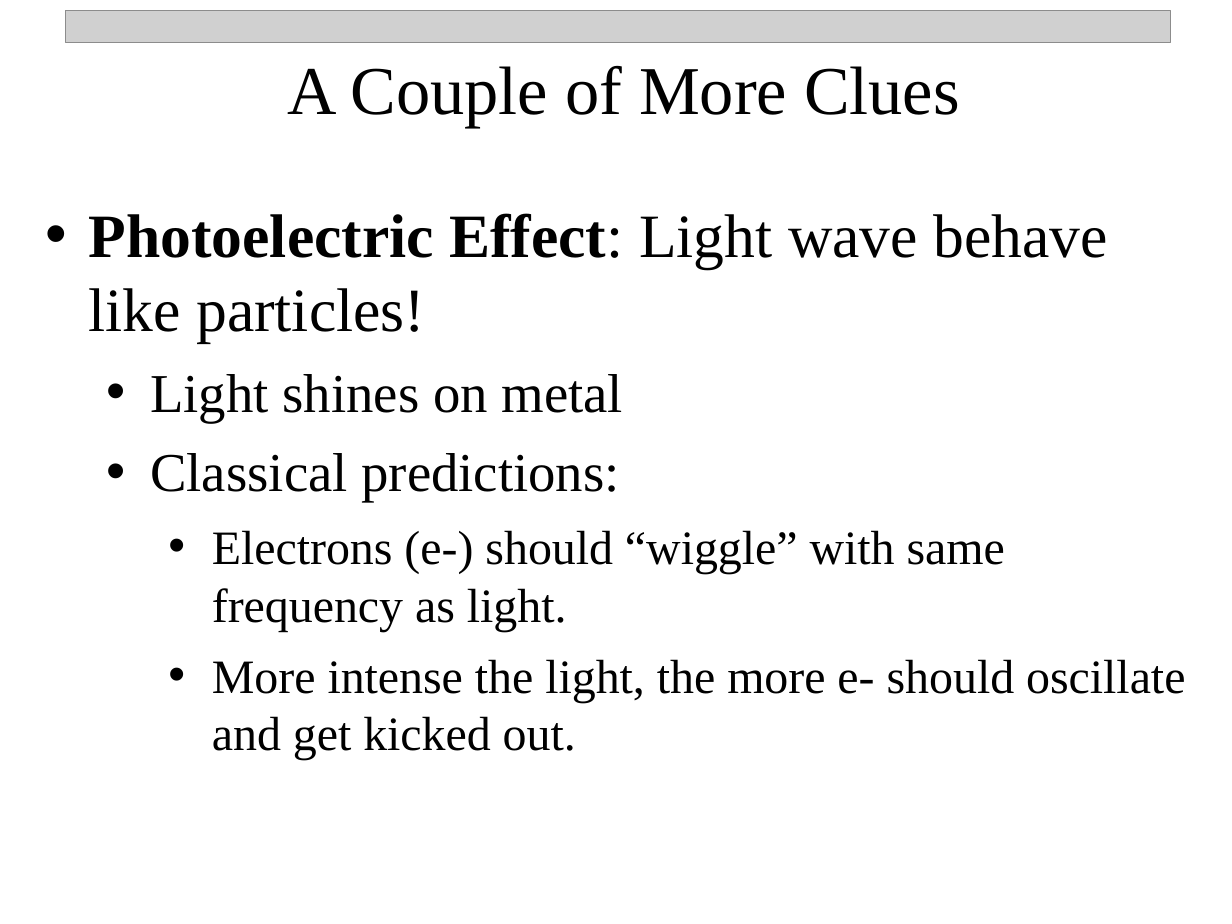
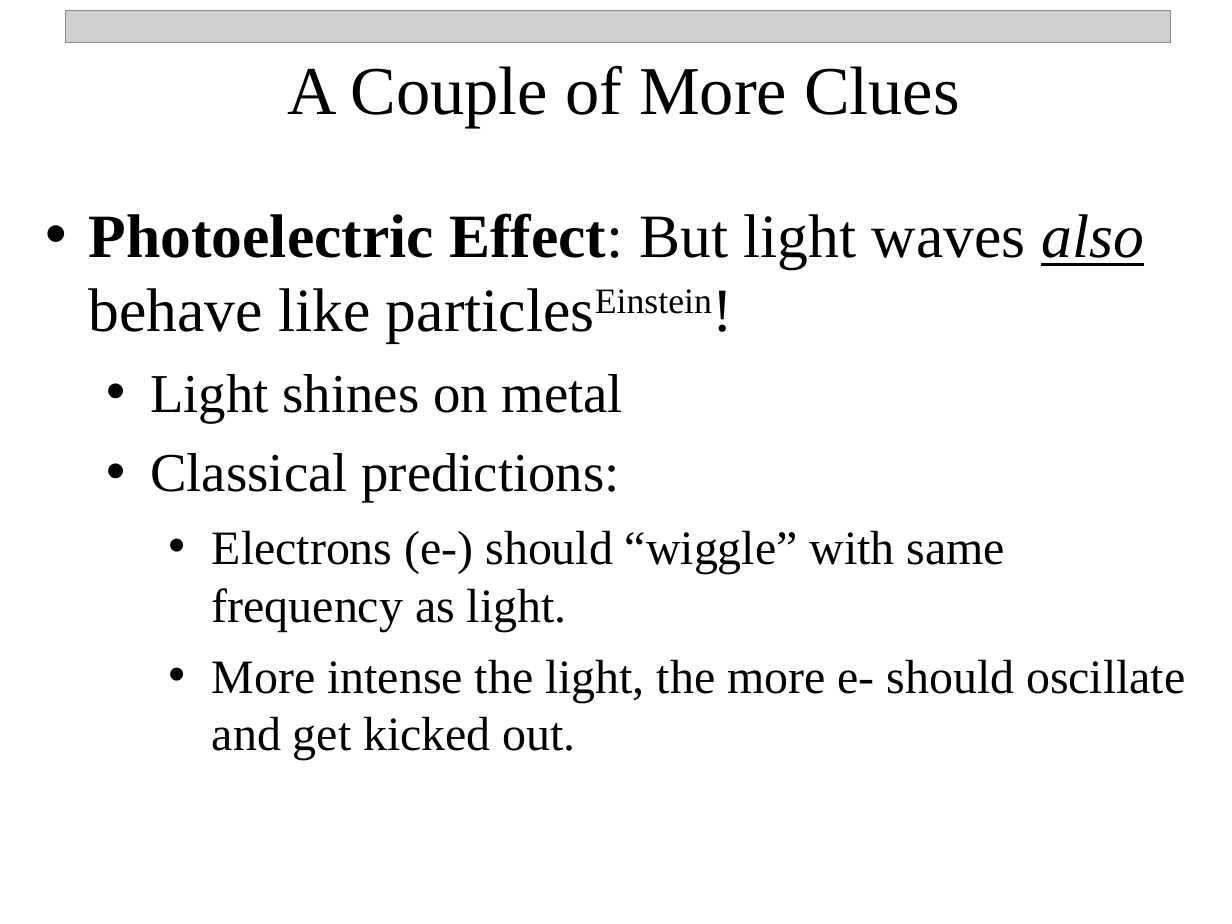
Before and after one commit to npetraco/CHE302, a slide deck: slide 3 of Notes/3_Quantum_TheoryII.pptx (slide 2 before the commit). Drawn at 1232x924 pixels with LibreOffice and Linux fonts; fonts in the diff are those of the drawing; grey boxes stand for pictures. Boxes give left, top, right and bottom in pixels: in the first picture for what was removed or moved away, otherwise in the second. Text is boxed around its words. In the diff, an @@ line names an element or a change of style, - is before the commit and + after.

```diff
--- a/Notes/3_Quantum_TheoryII.pptx
+++ b/Notes/3_Quantum_TheoryII.pptx
@@ text at (x1=89, y1=213, x2=1144, y2=332): text changed @@
-• Photoelectric Effect: Light wave behave like particles!
+• Photoelectric Effect: But light waves also behave like particlesEinstein!
```
Also in this commit, not shown: 3 other slides changed, 5 slides added, 4 other files.
